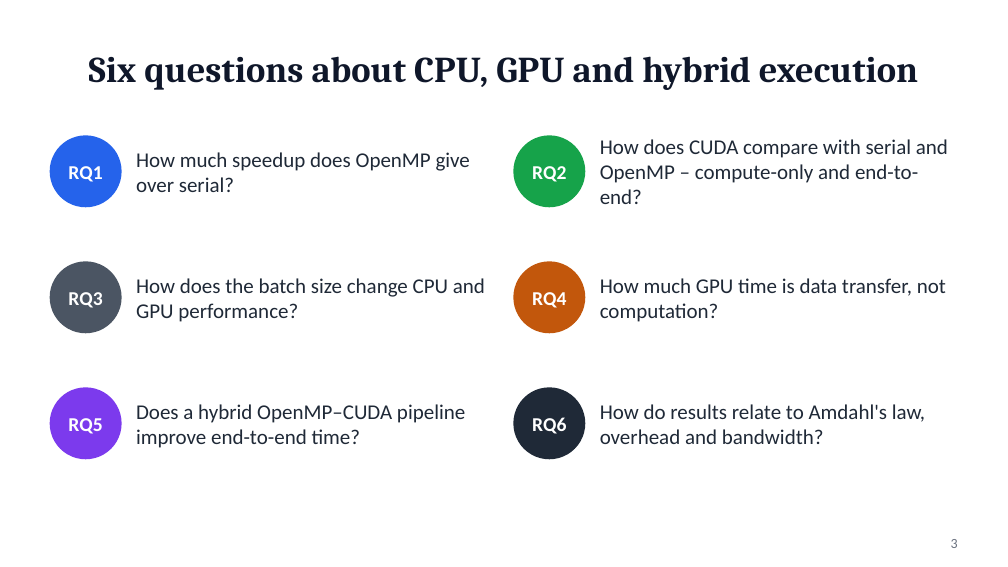
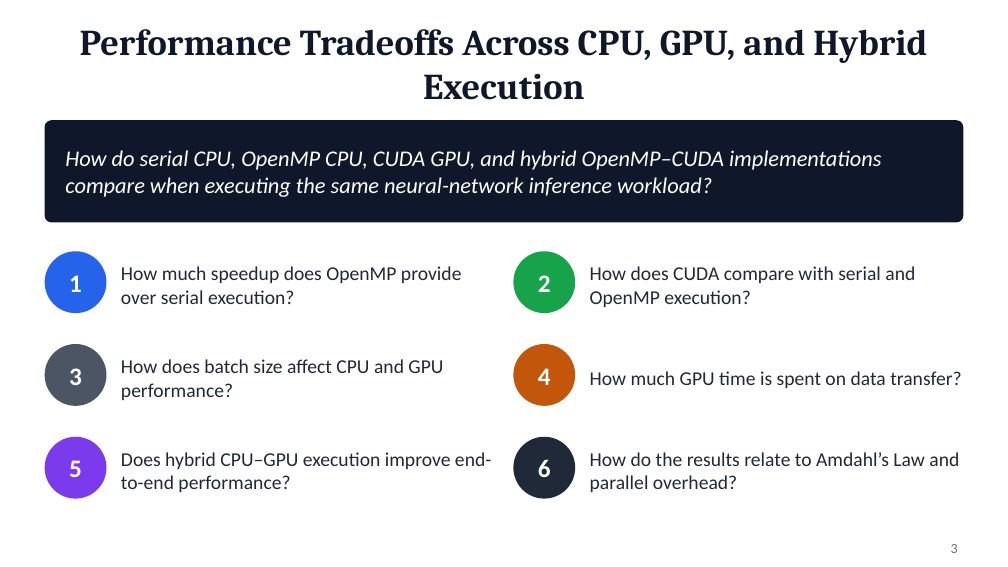
Before and after one commit to SUNNIHITHreddy-INDURU/cs259-hybrid-cpu-gpu-deep-learning, a slide deck: slide 3 of presentation/CS259_Hybrid_CPU_GPU_Induru.pptx. Drawn at 1008x567 pixels with LibreOffice and Linux fonts; fonts in the diff are those of the drawing. Boxes give left, top, right and bottom in pixels: in the first picture for what was removed or moved away, otherwise in the second. Text is boxed around its words. In the diff, an @@ line names an element or a change of style, - is before the commit and + after.

```diff
--- a/presentation/CS259_Hybrid_CPU_GPU_Induru.pptx
+++ b/presentation/CS259_Hybrid_CPU_GPU_Induru.pptx
@@ title at bbox=[80, 29, 927, 100]: text changed @@
-Six questions about CPU, GPU and hybrid execution
+Performance Tradeoffs Across CPU, GPU, and Hybrid Execution
@@ rounded rectangle added at bbox=[45, 121, 963, 222], fill #0F172A, outline #0F172A 1 pt @@
@@ text added at bbox=[65, 150, 881, 197], 16 pt, text #FFFFFF, italic @@
+How do serial CPU, OpenMP CPU, CUDA GPU, and hybrid OpenMP–CUDA implementations compare when executing the same neural-network inference workload?
@@ text removed at bbox=[68, 166, 102, 182] @@
-RQ1
@@ text removed at bbox=[532, 166, 566, 182] @@
-RQ2
@@ ellipse: place and size @@
-ellipse at bbox=[50, 136, 121, 207]
+ellipse at bbox=[45, 252, 106, 312]
@@ text at bbox=[121, 266, 462, 304]: text changed; size 15 to 14 pt @@
-How much speedup does OpenMP give over serial?
+How much speedup does OpenMP provide over serial execution?
@@ ellipse: place and size @@
-ellipse at bbox=[514, 136, 585, 207]
+ellipse at bbox=[514, 252, 575, 312]
@@ text at bbox=[590, 266, 915, 307]: text changed; size 15 to 14 pt @@
-How does CUDA compare with serial and OpenMP – compute-only and end-to-end?
+How does CUDA compare with serial and OpenMP execution?
@@ text removed at bbox=[68, 292, 102, 308] @@
-RQ3
@@ text added at bbox=[69, 275, 82, 292], 18 pt, text #FFFFFF, bold @@
+1
@@ text removed at bbox=[532, 292, 566, 308] @@
-RQ4
@@ text added at bbox=[538, 275, 551, 292], 18 pt, text #FFFFFF, bold @@
+2
@@ ellipse: place and size @@
-ellipse at bbox=[50, 262, 121, 333]
+ellipse at bbox=[45, 345, 106, 405]
@@ text at bbox=[121, 359, 443, 400]: text changed; size 15 to 14 pt @@
-How does the batch size change CPU and GPU performance?
+How does batch size affect CPU and GPU performance?
@@ ellipse: place and size @@
-ellipse at bbox=[514, 262, 585, 333]
+ellipse at bbox=[514, 345, 575, 405]
@@ text added at bbox=[69, 368, 82, 385], 18 pt, text #FFFFFF, bold @@
+3
@@ text added at bbox=[538, 368, 551, 385], 18 pt, text #FFFFFF, bold @@
+4
@@ text at bbox=[590, 371, 961, 388]: text changed; size 15 to 14 pt @@
-How much GPU time is data transfer, not computation?
+How much GPU time is spent on data transfer?
@@ text removed at bbox=[68, 418, 102, 434] @@
-RQ5
@@ text removed at bbox=[532, 417, 566, 434] @@
-RQ6
@@ ellipse: place and size @@
-ellipse at bbox=[50, 388, 121, 459]
+ellipse at bbox=[45, 437, 106, 498]
@@ ellipse: place and size @@
-ellipse at bbox=[514, 388, 585, 459]
+ellipse at bbox=[514, 437, 575, 498]
@@ text added at bbox=[69, 460, 82, 477], 18 pt, text #FFFFFF, bold @@
+5
@@ text at bbox=[121, 452, 491, 492]: text changed; size 15 to 14 pt @@
-Does a hybrid OpenMP–CUDA pipeline improve end-to-end time?
+Does hybrid CPU–GPU execution improve end-to-end performance?
@@ text added at bbox=[538, 459, 551, 477], 18 pt, text #FFFFFF, bold @@
+6
@@ text at bbox=[590, 452, 959, 492]: text changed; size 15 to 14 pt @@
-How do results relate to Amdahl's law, overhead and bandwidth?
+How do the results relate to Amdahl’s Law and parallel overhead?
@@ page number: place and size @@
-page number at bbox=[951, 539, 958, 548]
+page number at bbox=[951, 544, 958, 553]
```
Also in this commit, not shown: 13 other slides changed, 14 slides added, 8 slides removed, 11 other files.
